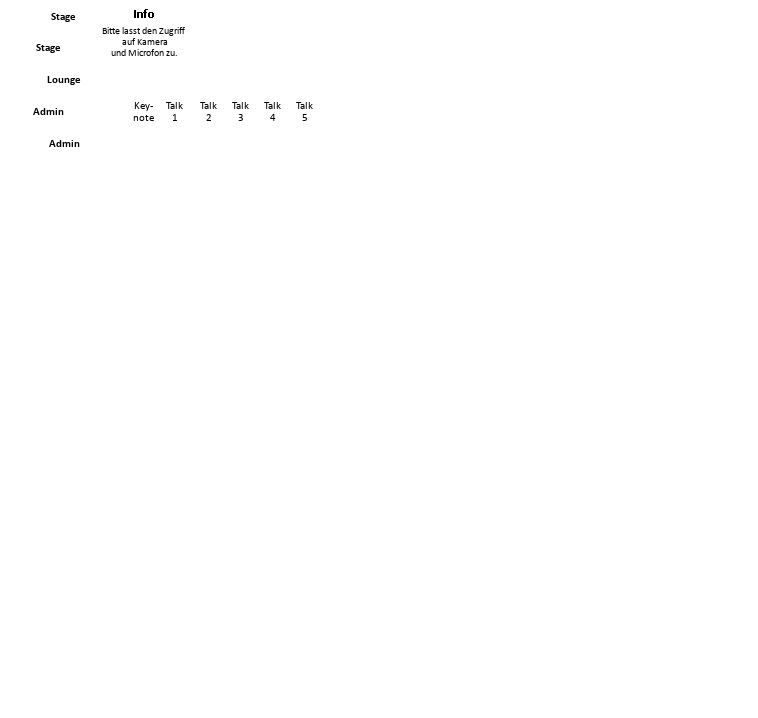
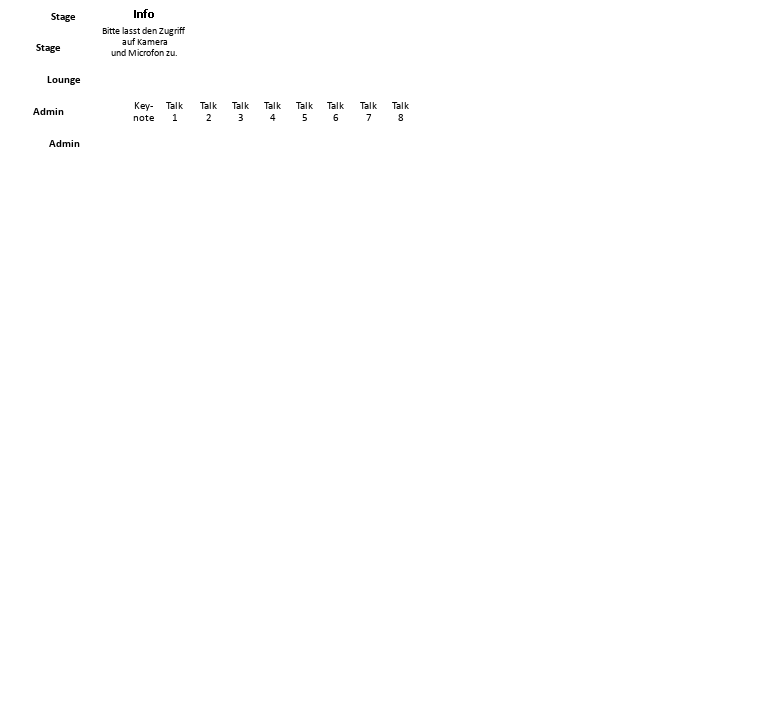
Layers edited between the first and the second 758x718 image:
added layer "Talk ... #7" above "Talk ... #6" over <box>327,102,344,121</box>
added layer "Talk ... #6" above "Talk ... #5" over <box>360,102,377,121</box>
added layer "Talk ... #5" above "Talk ... #4" over <box>392,102,409,121</box>
